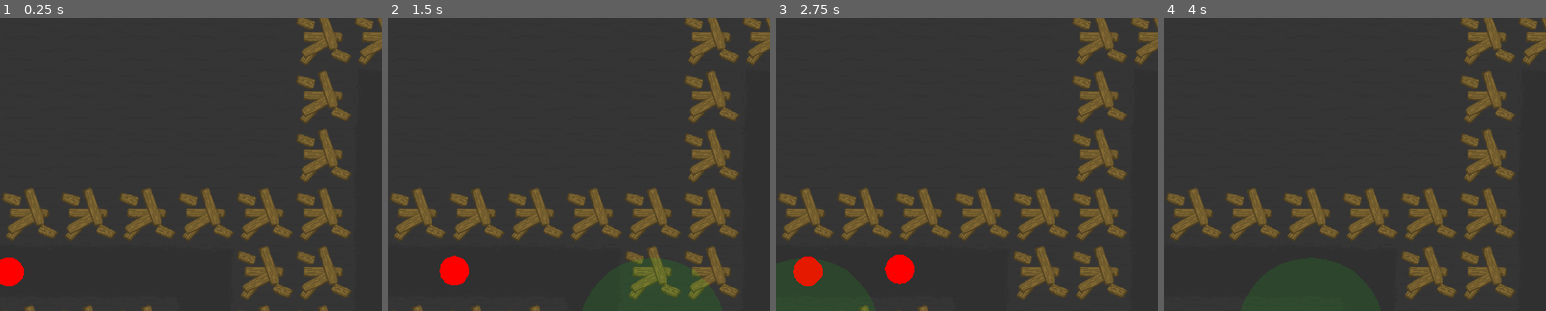
Above: before the commit, frames 1-4 (left to right).
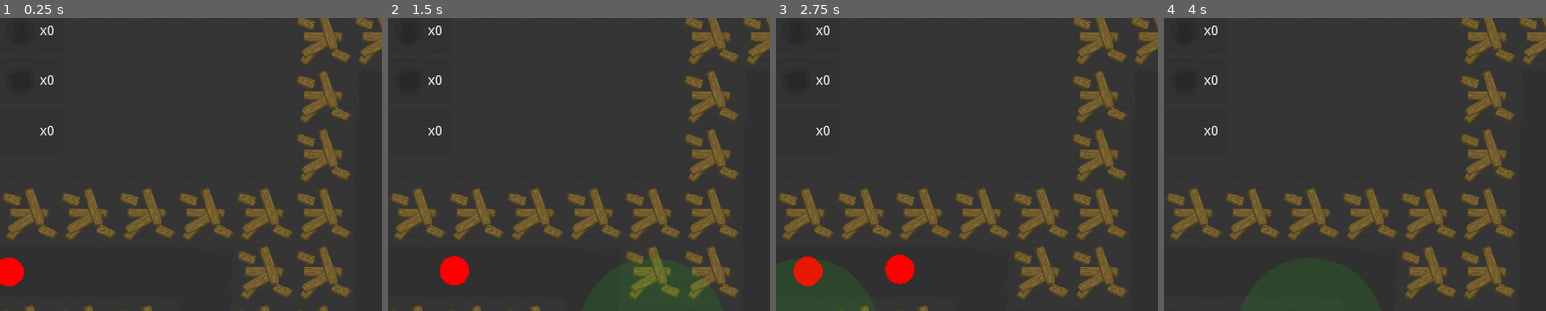
Above: after the commit, the same moments.

Repository: clprod/PAJJam
Game: Godot game, scene res://scenes/game.tscn
Same seed, same stepped clock (60 frames per second), same inputs: the game is played once before the commit and once after it.
Inputs (mouse positions are % of the whole screen's width and height, from its top left):
- Up to frame 1 (0.25 s): no input
- Up to frame 2 (1.5 s): move the mouse to (42, 55) at 0.52 s; click (42, 55) at 0.67 s; move the mouse to (35, 55) at 1.27 s; click (35, 55) at 1.42 s
- Up to frame 3 (2.75 s): move the mouse to (4, 55) at 2.02 s; click (4, 55) at 2.17 s
- Up to frame 4 (4 s): move the mouse to (12, 55) at 2.77 s; click (12, 55) at 2.92 s; move the mouse to (19, 55) at 3.52 s; click (19, 55) at 3.67 s
The pictures show only the part of the screen within x 0-50%, y 2-52%; the shares and areas given below are measured in that part.

The runs differ from the first frame. In frame 1, 0.2% of the frame differs, in the area x 10-14%, y 2-41%; in frame 2, 0.2%; in frame 3, 0.2%; in frame 4, 0.2%.

Commit message:
new ui, tower attack

Diff:
--- a/project.godot
+++ b/project.godot
@@ -50,6 +50,7 @@
 2d_physics/layer_2="enemis"
 2d_physics/layer_3="tower_place"
 2d_physics/layer_4="tower_body"
+2d_physics/layer_5="projectile"
 
 [rendering]
 
--- a/scenes/enemy_base.tscn
+++ b/scenes/enemy_base.tscn
@@ -20,18 +20,14 @@
 speed = 0
 health = 10
 
-[node name="Area2D" type="Area2D" parent="." index="0"]
+[node name="Kinematicbody2D" type="KinematicBody2D" parent="." index="0"]
 
-input_pickable = true
-gravity_vec = Vector2( 0, 1 )
-gravity = 98.0
-linear_damp = 0.1
-angular_damp = 1.0
+input_pickable = false
 collision_layer = 2
-audio_bus_override = false
-audio_bus_name = "Master"
+collision_mask = 17
+collision/safe_margin = 0.08
 _sections_unfolded = [ "Collision" ]
 
-[node name="CollisionShape2D" type="CollisionShape2D" parent="Area2D" index="0"]
+[node name="CollisionShape2D" type="CollisionShape2D" parent="Kinematicbody2D" index="0"]
 
 shape = SubResource( 1 )
--- a/scenes/game.tscn
+++ b/scenes/game.tscn
@@ -1,9 +1,12 @@
-[gd_scene load_steps=5 format=2]
+[gd_scene load_steps=8 format=2]
 
 [ext_resource path="res://scripts/game.gd" type="Script" id=1]
 [ext_resource path="res://scenes/enemy_base.tscn" type="PackedScene" id=2]
 [ext_resource path="res://scenes/maps/map2.tscn" type="PackedScene" id=3]
 [ext_resource path="res://scenes/ui/durability_text.tscn" type="PackedScene" id=4]
+[ext_resource path="res://scenes/ui/ressource.tscn" type="PackedScene" id=5]
+[ext_resource path="res://textures/fire.png" type="Texture" id=6]
+[ext_resource path="res://textures/ice.png" type="Texture" id=7]
 
 [node name="game" type="Node2D"]
 
@@ -13,12 +16,15 @@
 
 [node name="map2" parent="." index="0" instance=ExtResource( 3 )]
 
+_sections_unfolded = [ "Transform" ]
+
 [node name="towers" type="Node2D" parent="." index="1"]
 
 _sections_unfolded = [ "Transform" ]
 
 [node name="ui" type="Control" parent="." index="2"]
 
+editor/display_folded = true
 anchor_left = 0.0
 anchor_top = 0.0
 anchor_right = 0.0
@@ -36,4 +42,31 @@
 
 visible = false
 
-[node name="projectiles" type="Node2D" parent="." index="3"]
+[node name="ressource" parent="ui" index="1" instance=ExtResource( 5 )]
+
+editor/display_folded = true
+
+[node name="TextureRect" parent="ui/ressource/Panel" index="0"]
+
+texture = ExtResource( 6 )
+
+[node name="ressource2" parent="ui" index="2" instance=ExtResource( 5 )]
+
+editor/display_folded = true
+margin_top = 54.0
+margin_bottom = 104.0
+
+[node name="TextureRect" parent="ui/ressource2/Panel" index="0"]
+
+texture = ExtResource( 7 )
+
+[node name="ressource3" parent="ui" index="3" instance=ExtResource( 5 )]
+
+editor/display_folded = true
+margin_top = 109.0
+margin_bottom = 159.0
+
+
+[editable path="ui/ressource"]
+[editable path="ui/ressource2"]
+[editable path="ui/ressource3"]
--- a/scenes/projectile_base.tscn
+++ b/scenes/projectile_base.tscn
@@ -5,16 +5,16 @@
 [sub_resource type="CircleShape2D" id=1]
 
 custom_solver_bias = 0.0
-radius = 10.0
+radius = 6.0
 
-[node name="KinematicBody2D" type="KinematicBody2D"]
+[node name="KinematicBody2D" type="KinematicBody2D" index="0"]
 
 input_pickable = false
-collision_layer = 1
-collision_mask = 1
+collision_layer = 16
+collision_mask = 2
 collision/safe_margin = 0.08
 script = ExtResource( 1 )
-_sections_unfolded = [ "Transform" ]
+_sections_unfolded = [ "Collision", "Transform" ]
 
 [node name="CollisionShape2D" type="CollisionShape2D" parent="." index="0"]
 
--- a/scenes/ui/durability_text.tscn
+++ b/scenes/ui/durability_text.tscn
@@ -1,6 +1,7 @@
 [gd_scene load_steps=2 format=2]
 
-[ext_resource path="res://scenes/ui/durability_text.gd" type="Script" id=1]
+[ext_resource path="res://scripts/durability_text.gd" type="Script" id=1]
+
 
 [node name="durability_text" type="Control" index="0"]
 
--- /dev/null
+++ b/scenes/ui/ressource.tscn
@@ -0,0 +1,82 @@
+[gd_scene load_steps=2 format=2]
+
+[ext_resource path="res://scripts/ressource.gd" type="Script" id=1]
+
+[node name="ressource" type="Control" index="0"]
+
+anchor_left = 0.0
+anchor_top = 0.0
+anchor_right = 0.0
+anchor_bottom = 0.0
+margin_right = 69.0
+margin_bottom = 50.0
+rect_pivot_offset = Vector2( 0, 0 )
+rect_clip_content = false
+mouse_filter = 2
+mouse_default_cursor_shape = 0
+size_flags_horizontal = 1
+size_flags_vertical = 1
+script = ExtResource( 1 )
+_sections_unfolded = [ "Size Flags" ]
+__meta__ = {
+"_edit_group_": true
+}
+
+[node name="Panel" type="Panel" parent="." index="0"]
+
+self_modulate = Color( 1, 1, 1, 0.182314 )
+anchor_left = 0.0
+anchor_top = 0.0
+anchor_right = 1.0
+anchor_bottom = 1.0
+rect_pivot_offset = Vector2( 0, 0 )
+rect_clip_content = false
+mouse_filter = 2
+mouse_default_cursor_shape = 0
+size_flags_horizontal = 1
+size_flags_vertical = 1
+_sections_unfolded = [ "Visibility" ]
+
+[node name="TextureRect" type="TextureRect" parent="Panel" index="0"]
+
+self_modulate = Color( 0, 0, 0, 0.2 )
+anchor_left = 0.0
+anchor_top = 0.5
+anchor_right = 0.0
+anchor_bottom = 0.5
+margin_left = -10.0
+margin_top = -32.0
+margin_right = 54.0
+margin_bottom = 32.0
+rect_scale = Vector2( 0.5, 0.5 )
+rect_pivot_offset = Vector2( 32, 32 )
+rect_clip_content = false
+mouse_filter = 2
+mouse_default_cursor_shape = 0
+size_flags_horizontal = 1
+size_flags_vertical = 1
+stretch_mode = 0
+_sections_unfolded = [ "Margin", "Rect", "Visibility" ]
+
+[node name="Label" type="Label" parent="Panel" index="1"]
+
+anchor_left = 1.0
+anchor_top = 0.5
+anchor_right = 1.0
+anchor_bottom = 0.5
+margin_left = -34.0
+margin_top = -7.5
+margin_bottom = 6.5
+rect_pivot_offset = Vector2( 0, 0 )
+rect_clip_content = false
+mouse_filter = 2
+mouse_default_cursor_shape = 0
+size_flags_horizontal = 1
+size_flags_vertical = 4
+text = "x0"
+align = 1
+valign = 1
+percent_visible = 1.0
+lines_skipped = 0
+max_lines_visible = -1
+_sections_unfolded = [ "custom_fonts" ]
--- a/scripts/enemy_base.gd
+++ b/scripts/enemy_base.gd
@@ -14,4 +14,7 @@
 func take_damages(amount):
 	health -= amount
 	if health <= 0:
+		if randi() % 100 <= 5:
+			get_node("/root/game/ui/ressource").unlock()
+			get_node("/root/game/ui/ressource").set_amount(1)
 		queue_free()
--- a/scripts/projectile.gd
+++ b/scripts/projectile.gd
@@ -1,19 +1,19 @@
 extends KinematicBody2D
 
-var speed = 10
+var speed = 350
 var velocity = Vector2()
 var direction = Vector2()
 
 func _ready():
 	print("Creation d'un projectile")
-	pass
 
 func _process(delta):
 	velocity = direction * speed * delta
-	var collision = move_and_collide(velocity * delta)
+	var collision = move_and_collide(velocity)
 	if collision != null:
+		print("collision")
+		collision.collider.get_parent().take_damages(5)
 		queue_free()
-		# TODO : faire des signaux projectiles <==> enemy
 
 func _draw():
-	draw_circle(Vector2(position), 12, Color(1, 0, 1))
+	draw_circle(Vector2(), 6, Color(1, 0, 1))
--- /dev/null
+++ b/scripts/ressource.gd
@@ -0,0 +1,7 @@
+extends Control
+
+func set_amount(amount):
+	$Panel/Label.text = "x" + str(amount)
+
+func unlock():
+	$Panel/TextureRect.self_modulate = Color(1, 1, 1, 1)
--- a/scripts/tower.gd
+++ b/scripts/tower.gd
@@ -18,7 +18,7 @@
 
 func _process(delta):
 	attack_timer -= delta
-	if attack_timer <= 0 and $Area2DRange.get_overlapping_areas().size() > 0:
+	if attack_timer <= 0 and $Area2DRange.get_overlapping_bodies().size() > 0:
 		if aoe:
 			attack_all()
 		else:
@@ -37,10 +37,12 @@
 
 	if durability_control != null:
 		durability_control.rect_position = get_global_mouse_position()
+		if durability_control.visible == false:
+			durability_control.show()
 
 func attack_all():
 	print("attack all")
-	for e in $Area2DRange.get_overlapping_areas():
+	for e in $Area2DRange.get_overlapping_bodies():
 		e.get_parent().take_damages(5)
 
 func attack_one():
@@ -48,13 +50,9 @@
 	var to_attack = find_last()
 
 	var projectile = projectile_scene.instance()
-	print(projectile)
-	get_node("/root/game/towers").add_child(projectile)
-	projectile.global_position = self.global_position
-	projectile.direction = (to_attack.global_position - self.global_position).normalized()
-
-	# TODO : faire un signal projectil <==> enemi
-	#to_attack.take_damages(5)
+	get_node("/root/game").add_child(projectile)
+	projectile.global_position = global_position
+	projectile.direction = (to_attack.global_position - global_position).normalized()
 
 func destroy_tower():
 	print("tower destroyed")
@@ -64,10 +62,10 @@
 	queue_free()
 
 func find_last():
-	if $Area2DRange.get_overlapping_areas().size() <= 0:
+	if $Area2DRange.get_overlapping_bodies().size() <= 0:
 		return null
-	var last = $Area2DRange.get_overlapping_areas()[0].get_parent()
-	for e in $Area2DRange.get_overlapping_areas():
+	var last = $Area2DRange.get_overlapping_bodies()[0].get_parent()
+	for e in $Area2DRange.get_overlapping_bodies():
 		if e.get_parent().offset > last.offset:
 			last = e.get_parent()
 	return last
Renamed: scenes/ui/durability_text.gd -> scripts/durability_text.gd
Binary file added: textures/fire.png
Not shown, added: textures/fire.png.import
Binary file added: textures/ice.png
Not shown, added: textures/ice.png.import
